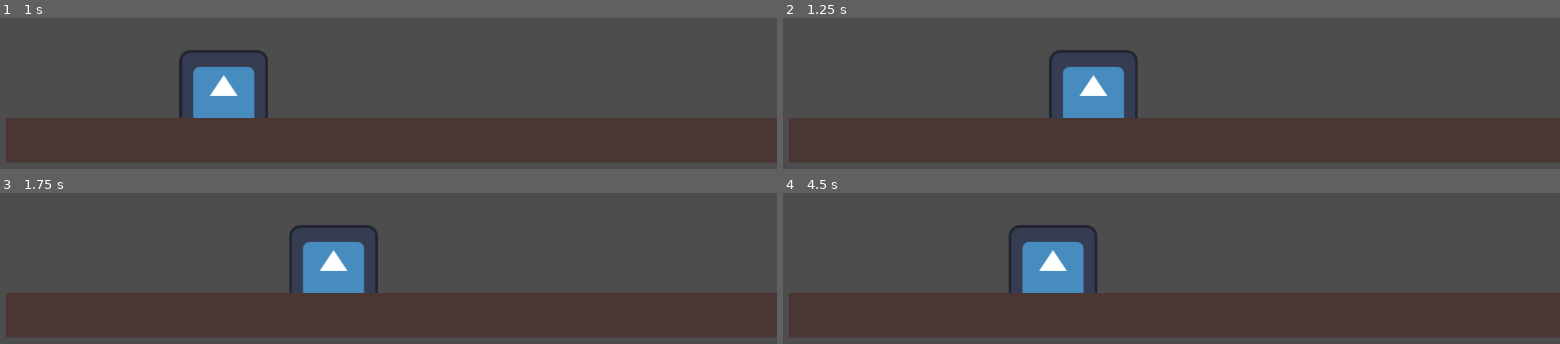
Above: before the commit, frames 1-4 (two rows, left to right).
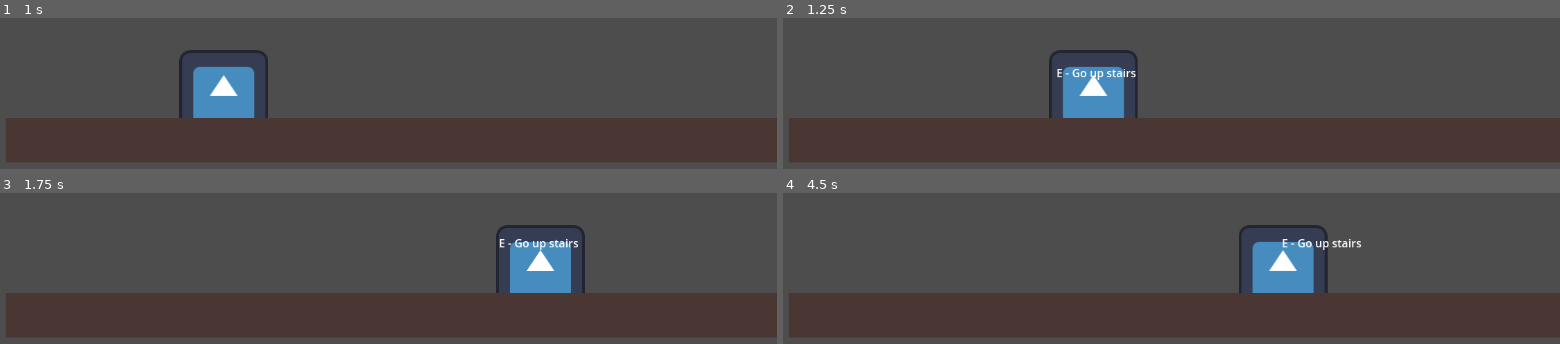
Above: after the commit, the same moments.

Repository: kyruken/Cozy-Cat-Hotel
Game: Godot game, scene res://scenes/game/characters/main.tscn
Same seed, same stepped clock (60 frames per second), same inputs: the game is played once before the commit and once after it. The engine's default icon, where the game draws it, is replaced by a stand-in: a white triangle on a blue panel in a dark square.
Inputs:
- Up to frame 1 (1 s): tap Enter at 0.5 s; hold Right (ui_right) from 0.53 s (still down); tap E (ui_action, bound only after the commit) at 0.6 s
- Up to frame 2 (1.25 s): keep holding Right (ui_right)
- Up to frame 3 (1.75 s): release Right (ui_right) at 1.28 s; hold Down (ui_down) from 1.28 s (still down); tap E (ui_action, bound only after the commit) at 1.35 s
- Up to frame 4 (4.5 s): tap Space at 2 s; release Down (ui_down) at 2.03 s; hold Right (ui_right) 2.03-2.78 s; tap E (ui_action, bound only after the commit) every 0.75 s from 2.1 to 4.35 s; hold Up (ui_up) 2.78-3.53 s; tap Enter at 3.5 s; hold Left (ui_left) from 3.53 s (still down)

Frame 1 is identical in both runs. In frame 2, 0.3% of the frame differs, in the area x 35-46%, y 33-42%; in frame 3, 6.5%; in frame 4, 6.7%, in the area x 29-75%, y 21-67%.

Commit message:
create stairs object

Diff:
--- a/project.godot
+++ b/project.godot
@@ -14,3 +14,11 @@
 run/main_scene="res://scenes/game/characters/main.tscn"
 config/features=PackedStringArray("4.1", "Forward Plus")
 config/icon="res://icon.svg"
+
+[input]
+
+ui_action={
+"deadzone": 0.5,
+"events": [Object(InputEventKey,"resource_local_to_scene":false,"resource_name":"","device":-1,"window_id":0,"alt_pressed":false,"shift_pressed":false,"ctrl_pressed":false,"meta_pressed":false,"pressed":false,"keycode":0,"physical_keycode":69,"key_label":0,"unicode":101,"echo":false,"script":null)
+]
+}
--- a/scenes/game/characters/main.tscn
+++ b/scenes/game/characters/main.tscn
@@ -1,7 +1,8 @@
-[gd_scene load_steps=5 format=3 uid="uid://tnfj6vqlox0i"]
+[gd_scene load_steps=6 format=3 uid="uid://tnfj6vqlox0i"]
 
 [ext_resource type="PackedScene" uid="uid://b6bbn8u0navok" path="res://scenes/game/characters/player.tscn" id="1_pjv28"]
 [ext_resource type="Texture2D" uid="uid://bu1nccmve3j5l" path="res://assets/sprites/tilesheet_complete.png" id="2_lxfo0"]
+[ext_resource type="PackedScene" uid="uid://c5mk6p158yq0w" path="res://scenes/game/objects/teleporter.tscn" id="3_ldjib"]
 
 [sub_resource type="TileSetAtlasSource" id="TileSetAtlasSource_frcsp"]
 texture = ExtResource("2_lxfo0")
@@ -742,3 +743,11 @@
 tile_set = SubResource("TileSet_7o2p5")
 format = 2
 layer_0/tile_data = PackedInt32Array(655359, 0, 0, 589824, 0, 0, 589825, 0, 0, 589826, 0, 0, 589827, 0, 0, 589828, 0, 0 …(939 unchanged characters)…
+
+[node name="Teleporter2" parent="." node_paths=PackedStringArray("other_teleporter") instance=ExtResource("3_ldjib")]
+position = Vector2(731, 71)
+other_teleporter = NodePath("../Teleporter")
+
+[node name="Teleporter" parent="." node_paths=PackedStringArray("other_teleporter") instance=ExtResource("3_ldjib")]
+position = Vector2(406, 78)
+other_teleporter = NodePath("../Teleporter2")
--- /dev/null
+++ b/scenes/game/objects/teleporter.tscn
@@ -0,0 +1,26 @@
+[gd_scene load_steps=3 format=3 uid="uid://c5mk6p158yq0w"]
+
+[ext_resource type="Script" path="res://scenes/game/scripts/object_scripts/teleporter.gd" id="1_fy8cb"]
+
+[sub_resource type="RectangleShape2D" id="RectangleShape2D_vu0t2"]
+size = Vector2(76, 36)
+
+[node name="Teleporter" type="Node2D"]
+script = ExtResource("1_fy8cb")
+
+[node name="CollisionShape2D" type="Area2D" parent="."]
+
+[node name="CollisionShape2D" type="CollisionShape2D" parent="CollisionShape2D"]
+position = Vector2(-1, 3)
+shape = SubResource("RectangleShape2D_vu0t2")
+
+[node name="RichTextLabel" type="RichTextLabel" parent="."]
+visible = false
+offset_left = -60.0
+offset_top = -35.0
+offset_right = 68.0
+offset_bottom = 5.0
+text = "E - Go up stairs"
+
+[connection signal="body_entered" from="CollisionShape2D" to="." method="_on_collision_shape_2d_body_entered"]
+[connection signal="body_exited" from="CollisionShape2D" to="." method="_on_collision_shape_2d_body_exited"]
--- /dev/null
+++ b/scenes/game/scripts/object_scripts/teleporter.gd
@@ -0,0 +1,23 @@
+extends Node2D
+
+@onready var teleporter_label = $RichTextLabel
+@onready var player_in_range = false
+
+@export var other_teleporter : Node2D
+
+var player
+
+func _process(delta):
+	if Input.is_action_just_pressed("ui_action") and player_in_range:
+		player.position = other_teleporter.position
+
+
+func _on_collision_shape_2d_body_entered(body):
+	player = body
+	teleporter_label.visible = true
+	player_in_range = true
+
+
+func _on_collision_shape_2d_body_exited(body):
+	teleporter_label.visible = false
+	player_in_range = false
